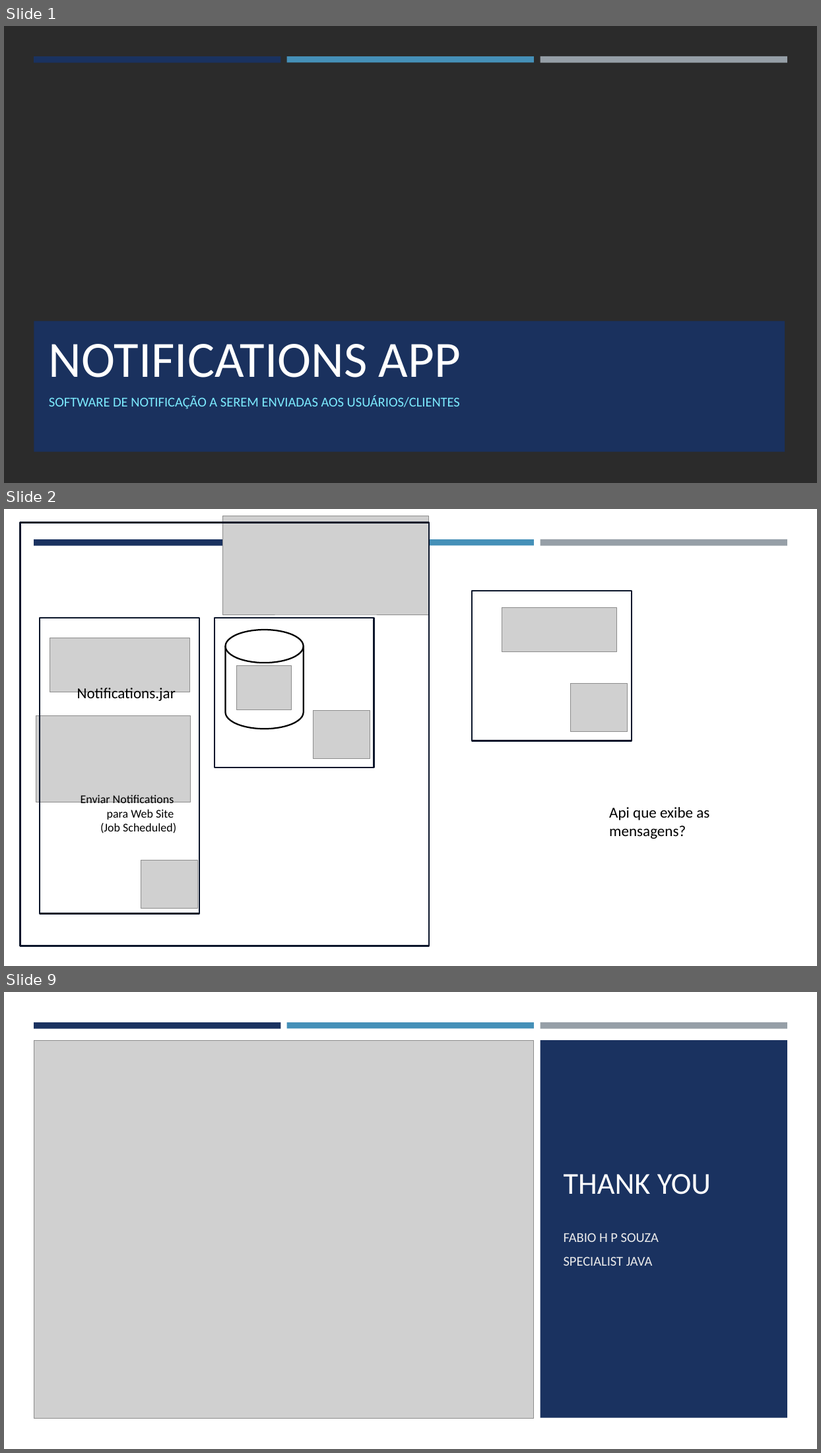
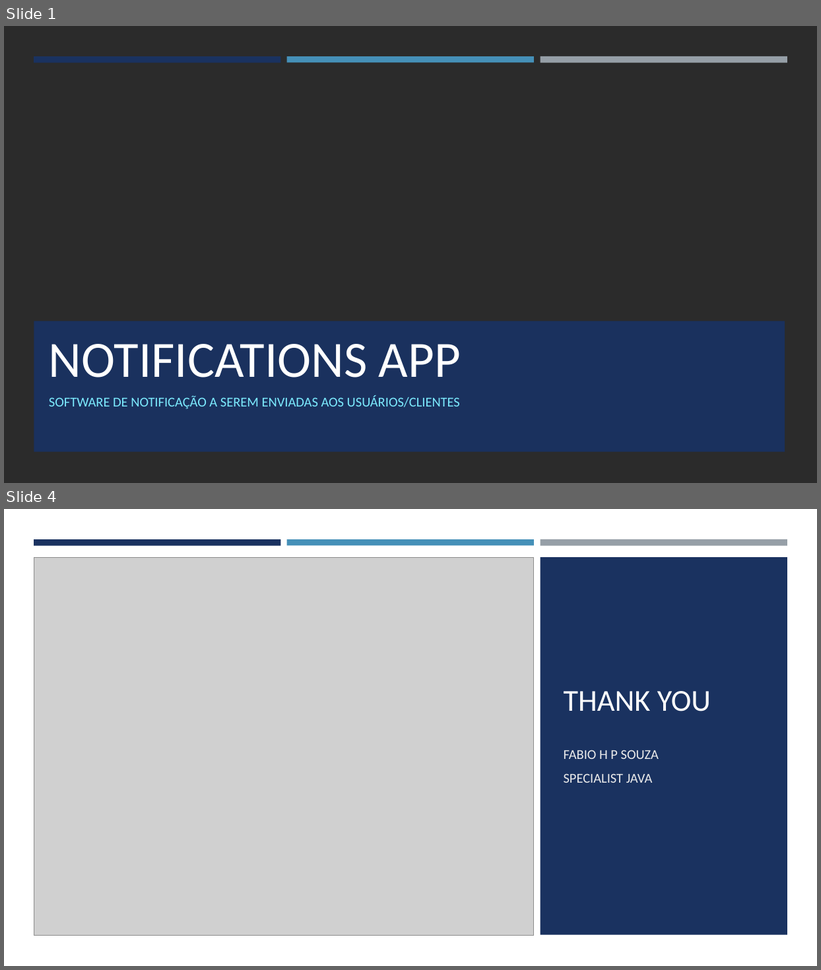
Before and after one commit to fahpsouza/notifications, a slide deck: docs/Notifications App.pptx. Shown one above the other, each under a label of ours: slides 1, 2 and 9 before the commit, slides 1 and 4 after it; the slides between them are not shown. The pictures are 821x1453 and 821x970 pixels, drawn with LibreOffice and Linux fonts; fonts in the diff are those of the drawing; grey boxes stand for pictures; background and template pictures are left out; a plain dark background stands for a picture behind light text. Boxes give left, top, right and bottom in pixels: in the first picture for what was removed or moved away, otherwise in the second. Text is boxed around its words. In the diff, an @@ line names an element or a change of style, - is before the commit and + after.

```diff
--- a/docs/Notifications App.pptx
+++ b/docs/Notifications App.pptx
@@ slide 2 removed at box(4, 509, 817, 966), background #FFFFFF @@
@@ rectangle removed at box(20, 522, 428, 947) @@
@@ picture removed at box(223, 516, 429, 615) @@
@@ rectangle removed at box(34, 539, 281, 545) @@
@@ rectangle removed at box(287, 539, 534, 545) @@
@@ rectangle removed at box(540, 539, 787, 546) @@
@@ rectangle removed at box(473, 591, 632, 741) @@
@@ rectangle removed at box(40, 618, 200, 914) @@
@@ rectangle removed at box(215, 618, 374, 768) @@
@@ picture removed at box(502, 608, 617, 652) @@
@@ picture removed at box(50, 638, 190, 692) @@
@@ cylinder removed at box(225, 630, 304, 729) @@
@@ picture removed at box(236, 666, 291, 710) @@
@@ picture removed at box(571, 683, 628, 731) @@
@@ text removed at box(77, 688, 176, 703) @@
-Notifications.jar
@@ picture removed at box(36, 716, 191, 803) @@
@@ picture removed at box(314, 710, 370, 758) @@
@@ text removed at box(81, 795, 176, 834) @@
-Enviar Notifications
-para Web Site
-(Job Scheduled)
@@ text removed at box(609, 807, 710, 839) @@
-Api que exibe as mensagens?
@@ picture removed at box(141, 860, 198, 908) @@
@@ what was slide 9 is now slide 4 @@
```
Also in this commit, not shown: 1 slide changed, 1 slide added, 5 other slides removed, 4 other files.
